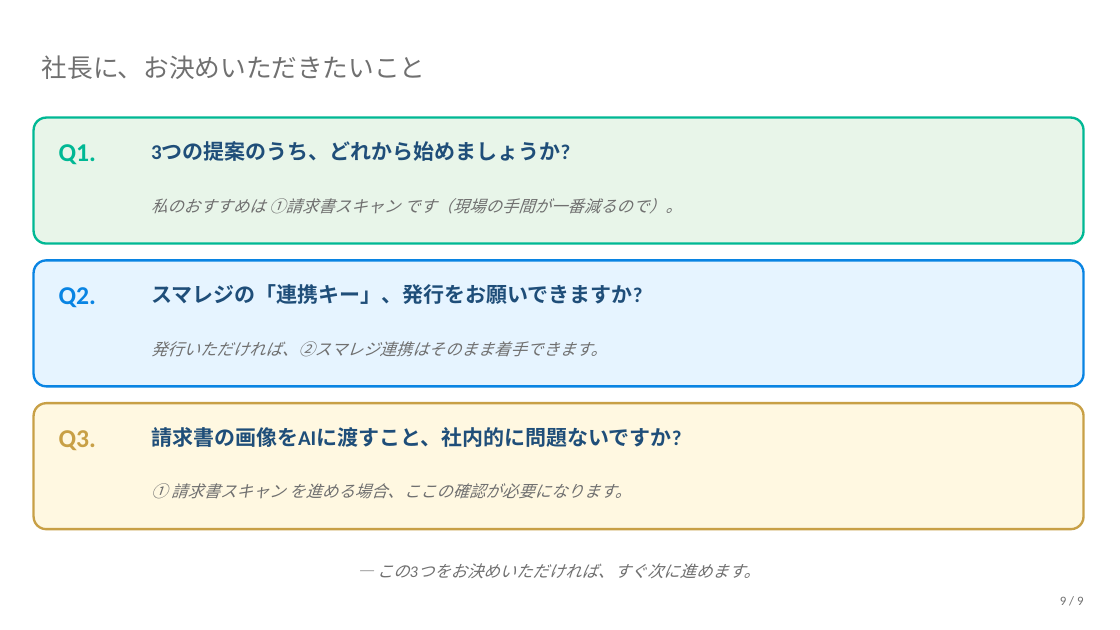
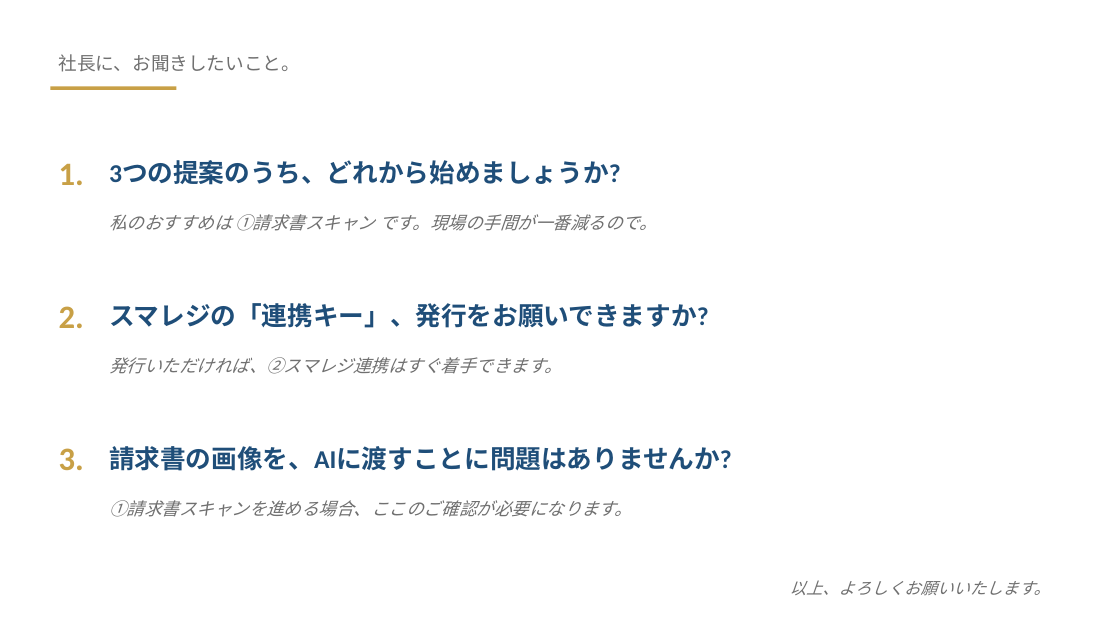
Before and after one commit to lbnakao/grcarsystem, a slide deck: slide 11 of 中道社長向け_資金管理_v10反映ご報告.pptx (slide 9 before the commit). Drawn at 1120x630 pixels with LibreOffice and Linux fonts; fonts in the diff are those of the drawing. Boxes give left, top, right and bottom in pixels: in the first picture for what was removed or moved away, otherwise in the second. Text is boxed around its words. In the diff, an @@ line names an element or a change of style, - is before the commit and + after.

```diff
--- a/中道社長向け_資金管理_v10反映ご報告.pptx
+++ b/中道社長向け_資金管理_v10反映ご報告.pptx
@@ text at <box>59,54,300,72</box>: text changed; size 22 to 16 pt @@
-社長に、お決めいただきたいこと
+社長に、お聞きしたいこと。
@@ line added from (50, 88) to (176, 88), #C8A046 3 pt @@
@@ rounded rectangle removed at <box>34,118,1084,244</box> @@
@@ text removed at <box>59,144,96,165</box> @@
-Q1.
@@ text "3つの提案のうち、どれから始めましょうか?" at <box>109,161,621,185</box>: size 18 to 22 pt @@
@@ text "3つの提案のうち、どれから始めましょうか?": place and size @@
-text "3つの提案のうち、どれから始めましょうか?" at <box>151,142,570,161</box>
+text "3つの提案のうち、どれから始めましょうか?" at <box>109,161,621,185</box>
@@ text added at <box>59,163,84,185</box>, 28 pt, text #C8A046, bold @@
+1.
@@ text at <box>109,214,657,231</box>: text changed; size 14 to 15 pt @@
-私のおすすめは ①請求書スキャン です（現場の手間が一番減るので）。
+私のおすすめは ①請求書スキャン です。現場の手間が一番減るので。
@@ rounded rectangle removed at <box>34,260,1084,386</box> @@
@@ text removed at <box>59,287,96,308</box> @@
-Q2.
@@ text "スマレジの「連携キー」、発行をお願いできますか?": place and size @@
-text "スマレジの「連携キー」、発行をお願いできますか?" at <box>151,284,642,304</box>
+text "スマレジの「連携キー」、発行をお願いできますか?" at <box>109,303,709,328</box>
@@ text "スマレジの「連携キー」、発行をお願いできますか?" at <box>109,303,709,328</box>: size 18 to 22 pt @@
@@ text added at <box>59,306,84,328</box>, 28 pt, text #C8A046, bold @@
+2.
@@ text at <box>109,357,562,374</box>: text changed; size 14 to 15 pt @@
-発行いただければ、②スマレジ連携はそのまま着手できます。
+発行いただければ、②スマレジ連携はすぐ着手できます。
@@ rounded rectangle removed at <box>34,403,1084,529</box> @@
@@ text removed at <box>59,430,96,450</box> @@
-Q3.
@@ text added at <box>59,448,84,470</box>, 28 pt, text #C8A046, bold @@
+3.
@@ text at <box>109,446,732,471</box>: text changed; size 18 to 22 pt @@
-請求書の画像をAIに渡すこと、社内的に問題ないですか?
+請求書の画像を、AIに渡すことに問題はありませんか?
@@ text at <box>109,500,632,517</box>: text changed; size 14 to 15 pt @@
-① 請求書スキャン を進める場合、ここの確認が必要になります。
+①請求書スキャンを進める場合、ここのご確認が必要になります。
@@ text at <box>790,580,1050,595</box>: text changed @@
-— この3つをお決めいただければ、すぐ次に進めます。
+以上、よろしくお願いいたします。
@@ text removed at <box>1060,597,1083,605</box> @@
-9 / 9
```
Also in this commit, not shown: 6 other slides changed, 4 slides added, 2 slides removed, 3 other files.
